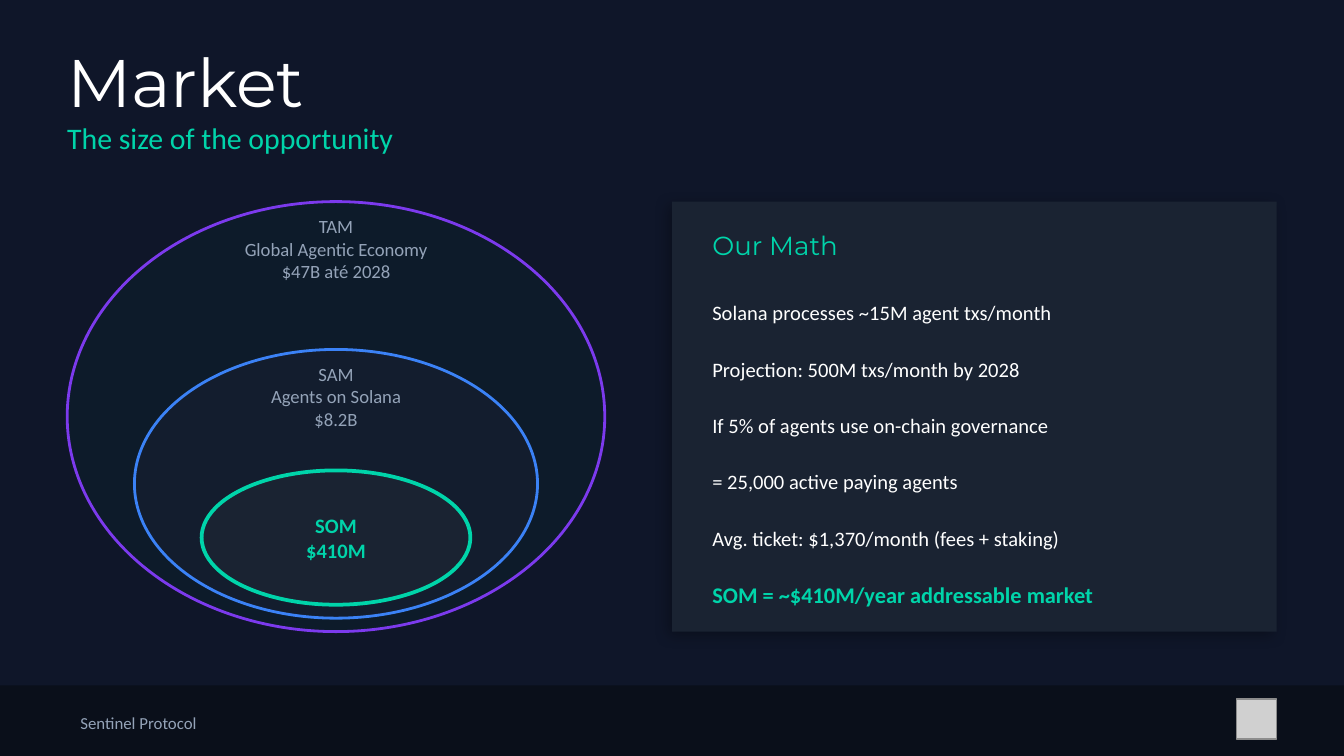
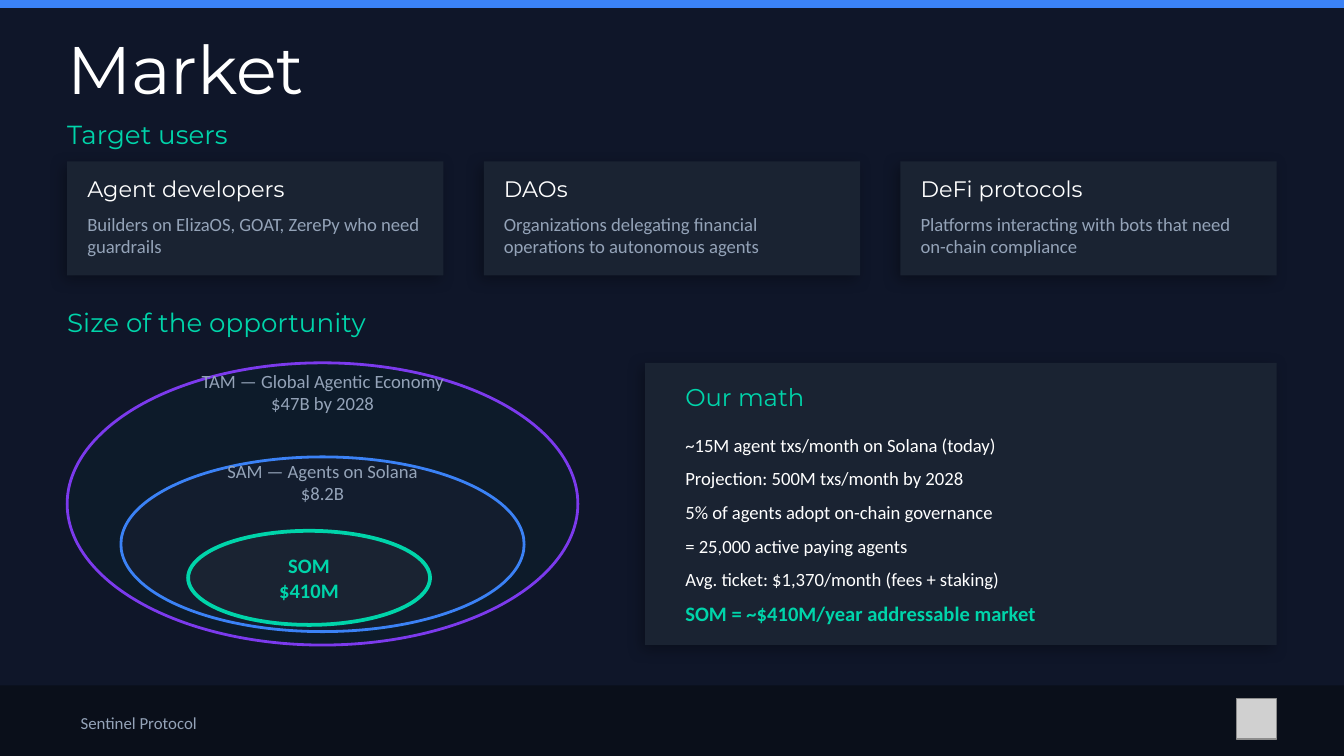
Before and after one commit to aquental/sentinel-protocol, a slide deck: slide 4 of slides/Sentinel_Protocol_Pitch_Deck_EN.pptx. Drawn at 1344x756 pixels with LibreOffice and Linux fonts; fonts in the diff are those of the drawing; grey boxes stand for pictures. Boxes give left, top, right and bottom in pixels: in the first picture for what was removed or moved away, otherwise in the second. Text is boxed around its words. In the diff, an @@ line names an element or a change of style, - is before the commit and + after.

```diff
--- a/slides/Sentinel_Protocol_Pitch_Deck_EN.pptx
+++ b/slides/Sentinel_Protocol_Pitch_Deck_EN.pptx
@@ rectangle added at [0,0,1344,8], fill #3B82F6 @@
@@ text "Market": place and size @@
-text "Market" at [67,57,304,108]
+text "Market" at [67,44,304,95]
@@ text added at [67,125,227,149], 14 pt, text #00D4AA @@
+Target users
@@ rectangle added at [67,161,444,276], fill #1A2332 @@
@@ rectangle added at [484,161,860,276], fill #1A2332 @@
@@ rectangle added at [900,161,1277,276], fill #1A2332 @@
@@ text added at [87,180,284,202], 12 pt, text #FFFFFF @@
+Agent developers
@@ text added at [504,181,568,197], 12 pt, text #FFFFFF @@
+DAOs
@@ text added at [921,180,1083,202], 12 pt, text #FFFFFF @@
+DeFi protocols
@@ text added at [87,218,419,256], 10 pt, text #94A3B8 @@
+Builders on ElizaOS, GOAT, ZerePy who need guardrails
@@ text added at [504,218,759,256], 10 pt, text #94A3B8 @@
+Organizations delegating financial operations to autonomous agents
@@ text added at [921,218,1230,256], 10 pt, text #94A3B8 @@
+Platforms interacting with bots that need on-chain compliance
@@ text at [67,312,366,337]: text changed; size 16 to 14 pt; font Calibri to Montserrat @@
-The size of the opportunity
+Size of the opportunity
@@ ellipse: place and size @@
-ellipse at [67,202,605,632]
+ellipse at [67,363,578,645]
@@ text at [202,372,444,413]: text changed @@
-TAM
-Global Agentic Economy
-$47B até 2028
+TAM — Global Agentic Economy
+$47B by 2028
@@ rectangle: place and size @@
-rectangle at [672,202,1277,632]
+rectangle at [645,363,1277,645]
@@ text at [685,388,804,406]: text changed; size 14 to 13 pt @@
-Our Math
+Our math
@@ text at [685,438,996,455]: text changed; size 11 to 10 pt @@
-Solana processes ~15M agent txs/month
+~15M agent txs/month on Solana (today)
@@ ellipse: place and size @@
-ellipse at [134,349,538,618]
+ellipse at [121,457,524,632]
@@ text "SAM — Agents on Solana": place and size @@
-text "SAM — Agents on Solana" at [271,369,401,428]
+text "SAM — Agents on Solana" at [227,462,417,502]
@@ text at [227,462,417,481]: text changed @@
-SAM
-Agents on Solana
+SAM — Agents on Solana
@@ size 11 to 10 pt in 3 elements at [685,572,999,589], [699,540,907,556], [685,472,963,488] @@
@@ text "Projection: 500M txs/month by 2028": place and size @@
-text "Projection: 500M txs/month by 2028" at [712,362,1020,381]
+text "Projection: 500M txs/month by 2028" at [685,472,963,488]
@@ text at [685,506,993,522]: text changed; size 11 to 10 pt @@
-If 5% of agents use on-chain governance
+5% of agents adopt on-chain governance
@@ ellipse: place and size @@
-ellipse at [202,470,470,605]
+ellipse at [188,531,430,625]
@@ text "SOM": place and size @@
-text "SOM" at [306,519,366,560]
+text "SOM" at [279,559,339,600]
@@ text "= 25,000 active paying agents": place and size @@
-text "= 25,000 active paying agents" at [727,475,957,493]
+text "= 25,000 active paying agents" at [699,540,907,556]
@@ text "Avg. ticket: $1,370/month (fees + ...": place and size @@
-text "Avg. ticket: $1,370/month (fees + ..." at [712,531,1059,550]
+text "Avg. ticket: $1,370/month (fees + ..." at [685,572,999,589]
@@ text "SOM = ~$410M/year addressable market": place and size @@
-text "SOM = ~$410M/year addressable market" at [712,587,1093,607]
+text "SOM = ~$410M/year addressable market" at [685,606,1036,624]
@@ text "SOM = ~$410M/year addressable market" at [685,606,1036,624]: size 12 to 11 pt @@
```
Also in this commit, not shown: 2 other slides changed, 5 slides added, 14 slides removed, 2 other files.
